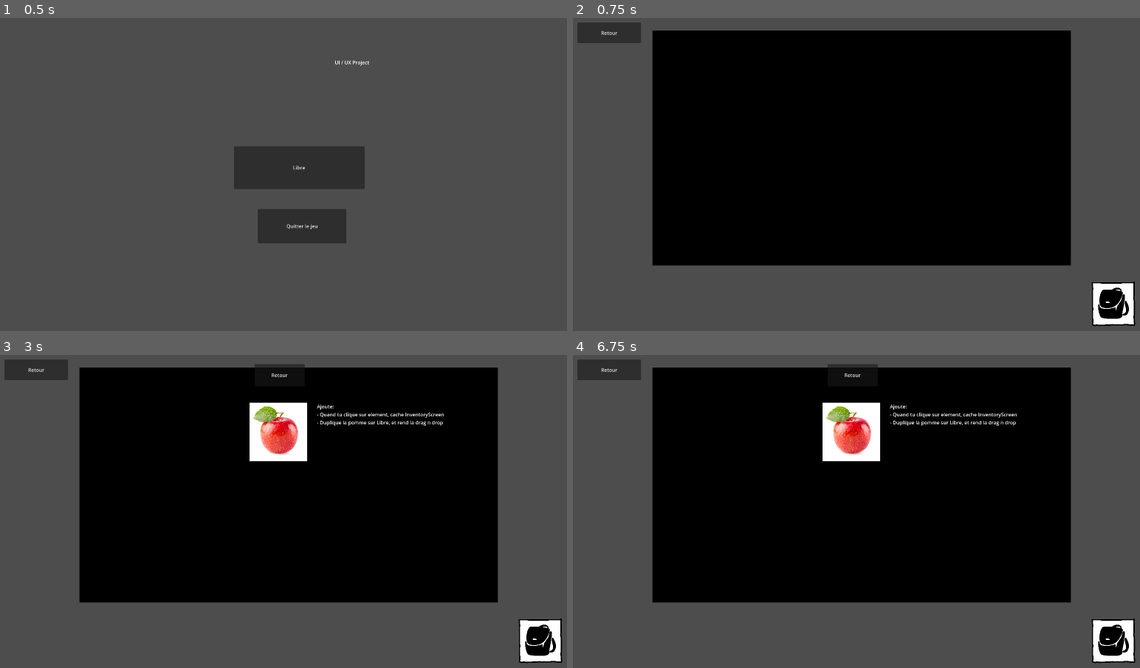
Above: before the commit, frames 1-4 (two rows, left to right).
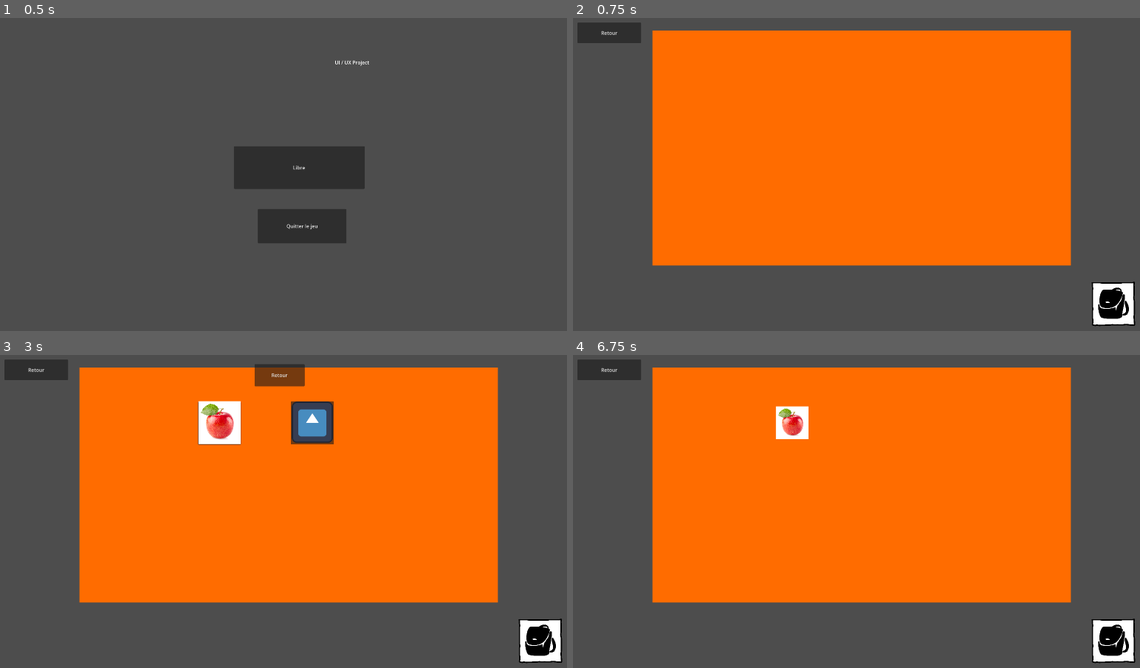
Above: after the commit, the same moments.

Repository: TanguyDoStuff/UIDesigner
Game: Godot game, scene res://Scenes/MainMenu/MainMenu.tscn
The game is run twice, just before and just after one commit, with the same random seed, the same clock (stepped at 60 frames per second) and the same inputs. The engine's default icon, where the game draws it, is replaced by a stand-in: a white triangle on a blue panel in a dark square.
Inputs (mouse positions are in pixels of both pictures, inside the frame that each line leads up to):
- Up to frame 1 (0.5 s): no input
- Up to frame 2 (0.75 s): click "Libre" at 0.5 s
- Up to frame 3 (3 s): click "Retour" at 1.25 s; click "Libre" at 2 s; click (538, 639) at 2.75 s
- Up to frame 4 (6.75 s): click "Retour" at 3.5 s; click "Retour" at 4.25 s; click "Libre" at 5 s; click (1111, 639) at 5.75 s; click (794, 423) at 6.52 s

Frame 1 is identical in both runs. In frame 2, 56% of the frame differs, in the area x 13-88%, y 4-80%; in frame 3, 56%; in frame 4, 56%, in the area x 13-88%, y 3-80%.

Commit message:
Ajout Drag n drop

Diff:
--- /dev/null
+++ b/Scenes/LibreMode/Element/DragNDrop.gd
@@ -0,0 +1,21 @@
+extends Node2D
+
+var selected = false
+var mouse_offset = Vector2(0,0)
+
+# Called every frame. 'delta' is the elapsed time since the previous frame.
+func _process(_delta):
+	if selected:
+		followMouse()
+
+func followMouse():
+	position = get_global_mouse_position() + mouse_offset
+
+
+func _on_area_2d_input_event(_viewport, event, _shape_idx):
+	if event is InputEventMouseButton and event.button_index == MOUSE_BUTTON_LEFT:
+		if event.pressed:
+			mouse_offset = position - get_global_mouse_position()
+			selected = true
+		else:
+			selected = false
--- /dev/null
+++ b/Scenes/LibreMode/Element/Test.tscn
@@ -0,0 +1,21 @@
+[gd_scene load_steps=4 format=3 uid="uid://b68m63i1by8gl"]
+
+[ext_resource type="Script" path="res://Scenes/LibreMode/Element/DragNDrop.gd" id="1_ucfbm"]
+[ext_resource type="Texture2D" uid="uid://l8gcrrax717i" path="res://icon.svg" id="2_3adyi"]
+
+[sub_resource type="RectangleShape2D" id="RectangleShape2D_hqdwp"]
+size = Vector2(106, 108)
+
+[node name="Test" type="Node2D"]
+script = ExtResource("1_ucfbm")
+
+[node name="Sprite2D" type="Sprite2D" parent="."]
+scale = Vector2(0.84375, 0.84375)
+texture = ExtResource("2_3adyi")
+
+[node name="Area2D" type="Area2D" parent="."]
+
+[node name="CollisionShape2D" type="CollisionShape2D" parent="Area2D"]
+shape = SubResource("RectangleShape2D_hqdwp")
+
+[connection signal="input_event" from="Area2D" to="." method="_on_area_2d_input_event"]
--- /dev/null
+++ b/Scenes/LibreMode/Element/Test2.tscn
@@ -0,0 +1,21 @@
+[gd_scene load_steps=4 format=3 uid="uid://cj4p0vwtx2fay"]
+
+[ext_resource type="Script" path="res://Scenes/LibreMode/Element/DragNDrop.gd" id="1_t6sms"]
+[ext_resource type="Texture2D" uid="uid://5jxeqjfqbxty" path="res://Assets/LibreElement/Test.jpg" id="2_tdol4"]
+
+[sub_resource type="RectangleShape2D" id="RectangleShape2D_hqdwp"]
+size = Vector2(106, 108)
+
+[node name="Test" type="Node2D"]
+script = ExtResource("1_t6sms")
+
+[node name="Sprite2D" type="Sprite2D" parent="."]
+scale = Vector2(0.106, 0.106)
+texture = ExtResource("2_tdol4")
+
+[node name="Area2D" type="Area2D" parent="."]
+
+[node name="CollisionShape2D" type="CollisionShape2D" parent="Area2D"]
+shape = SubResource("RectangleShape2D_hqdwp")
+
+[connection signal="input_event" from="Area2D" to="." method="_on_area_2d_input_event"]
--- a/Scenes/LibreMode/Inventory/InventoryScreen.gd
+++ b/Scenes/LibreMode/Inventory/InventoryScreen.gd
@@ -1,5 +1,18 @@
 extends Node2D
 
-func _on_back_button_pressed():
+func hideInventory():
 	get_tree().paused = false
 	visible = false
+
+
+
+func _on_back_button_pressed():
+	hideInventory()
+
+func _on_test_button_pressed():
+	hideInventory()
+	get_parent().spawnElement(preload("res://Scenes/LibreMode/Element/Test2.tscn"))
+
+func _on_test_button_2_pressed():
+	hideInventory()
+	get_parent().spawnElement(preload("res://Scenes/LibreMode/Element/Test.tscn"))
--- a/Scenes/LibreMode/Inventory/InventoryScreen.tscn
+++ b/Scenes/LibreMode/Inventory/InventoryScreen.tscn
@@ -2,23 +2,11 @@
 
 [ext_resource type="Script" path="res://Scenes/LibreMode/Inventory/InventoryScreen.gd" id="1_4qnyd"]
 [ext_resource type="Texture2D" uid="uid://5jxeqjfqbxty" path="res://Assets/LibreElement/Test.jpg" id="2_ydah7"]
-
-[sub_resource type="RectangleShape2D" id="RectangleShape2D_tp1jd"]
-size = Vector2(182, 194)
+[ext_resource type="Texture2D" uid="uid://l8gcrrax717i" path="res://icon.svg" id="3_2o54y"]
 
 [node name="InventoryScreen" type="Node2D"]
 process_mode = 3
 script = ExtResource("1_4qnyd")
-
-[node name="Area2D" type="Area2D" parent="."]
-
-[node name="CollisionShape2D" type="CollisionShape2D" parent="Area2D"]
-position = Vector2(927, 257)
-shape = SubResource("RectangleShape2D_tp1jd")
-
-[node name="Sprite2D" type="Sprite2D" parent="Area2D/CollisionShape2D"]
-scale = Vector2(0.188, 0.188)
-texture = ExtResource("2_ydah7")
 
 [node name="BackButton" type="Button" parent="."]
 offset_left = 849.0
@@ -27,13 +15,28 @@
 offset_bottom = 109.0
 text = "Retour"
 
-[node name="Label" type="Label" parent="."]
-offset_left = 1052.0
-offset_top = 163.0
-offset_right = 1396.0
-offset_bottom = 256.0
-text = "Ajoute:
-- Quand tu clique sur element, cache InventoryScreen
-- Duplique la pomme sur Libre, et rend la drag n drop"
+[node name="TestButton" type="Button" parent="."]
+offset_left = 665.0
+offset_top = 159.0
+offset_right = 805.0
+offset_bottom = 299.0
+
+[node name="Sprite2D" type="Sprite2D" parent="TestButton"]
+position = Vector2(70, 68)
+scale = Vector2(0.138, 0.138)
+texture = ExtResource("2_ydah7")
+
+[node name="TestButton2" type="Button" parent="."]
+offset_left = 967.0
+offset_top = 158.0
+offset_right = 1107.0
+offset_bottom = 298.0
+
+[node name="Sprite2D" type="Sprite2D" parent="TestButton2"]
+position = Vector2(70, 68)
+scale = Vector2(1.04688, 1.04688)
+texture = ExtResource("3_2o54y")
 
 [connection signal="pressed" from="BackButton" to="." method="_on_back_button_pressed"]
+[connection signal="pressed" from="TestButton" to="." method="_on_test_button_pressed"]
+[connection signal="pressed" from="TestButton2" to="." method="_on_test_button_2_pressed"]
--- a/Scenes/LibreMode/Libre.gd
+++ b/Scenes/LibreMode/Libre.gd
@@ -3,11 +3,16 @@
 func _ready():
 	$InventoryScreen.visible = false
 
+func spawnElement(currentElement):
+	var instance = currentElement.instantiate()
+	instance.position = get_global_mouse_position()
+	add_child(instance)
+
+
 func _on_backbutton_pressed():
 	Global.loadingScene = "res://Scenes/MainMenu/MainMenu.tscn"
 	get_tree().change_scene_to_file("res://Scenes/Loading/Loading.tscn")
 
-
 func _on_inventory_button_pressed():
 	$InventoryScreen.visible = true
 	get_tree().paused = true
--- a/Scenes/LibreMode/Libre.tscn
+++ b/Scenes/LibreMode/Libre.tscn
@@ -1,7 +1,7 @@
 [gd_scene load_steps=10 format=3 uid="uid://bsodh28vm4mj4"]
 
 [ext_resource type="Script" path="res://Scenes/LibreMode/Libre.gd" id="1_8huxv"]
-[ext_resource type="Texture2D" uid="uid://3o6m7ejwa7yf" path="res://Assets/LibreBG/Test1.png" id="1_q3ivr"]
+[ext_resource type="Texture2D" uid="uid://btrefwmsgopy2" path="res://Assets/LibreBG/Test2.png" id="2_amdfr"]
 [ext_resource type="Texture2D" uid="uid://ir5s86uy4g78" path="res://Assets/Icons/Inventory.png" id="3_3wwis"]
 [ext_resource type="PackedScene" uid="uid://dhffqja5y63o5" path="res://Scenes/LibreMode/Inventory/InventoryScreen.tscn" id="4_641me"]
 
@@ -24,7 +24,7 @@
 
 [node name="BackgroundImage" type="Sprite2D" parent="."]
 position = Vector2(960, 430)
-texture = ExtResource("1_q3ivr")
+texture = ExtResource("2_amdfr")
 
 [node name="Backbutton" type="Button" parent="."]
 offset_left = 36.0
